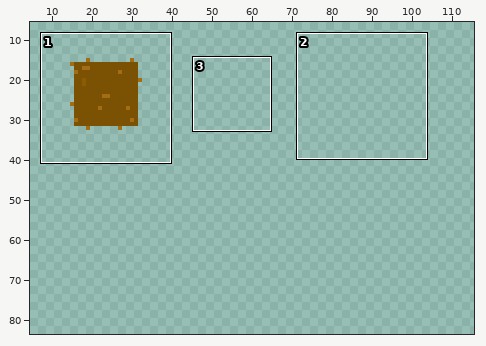
File history of a sprite sheet, tilesets/desertTest.png. Above: a wide view before the commit, with the close-up outlined.
Close-up. Before:
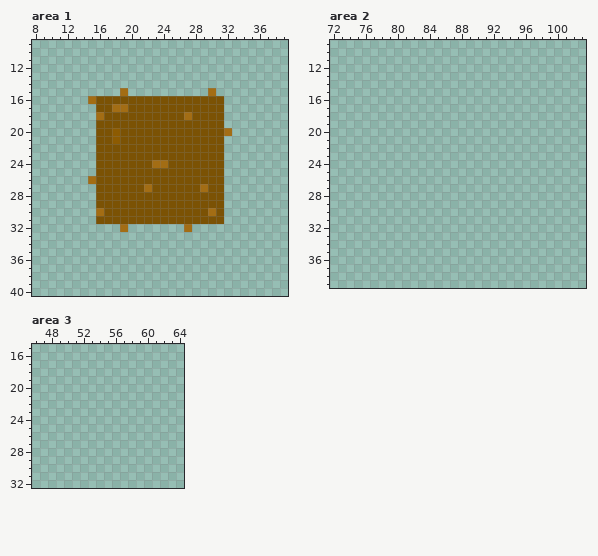
The file is 128x128 pixels. Shown: area 1: x 8..39, y 9..40; area 2: x 72..103, y 9..39; area 3: x 46..64, y 15..32. The wide view leaves out empty margins. The commit also changed other parts of the picture, which this record leaves out.
Now the later version:
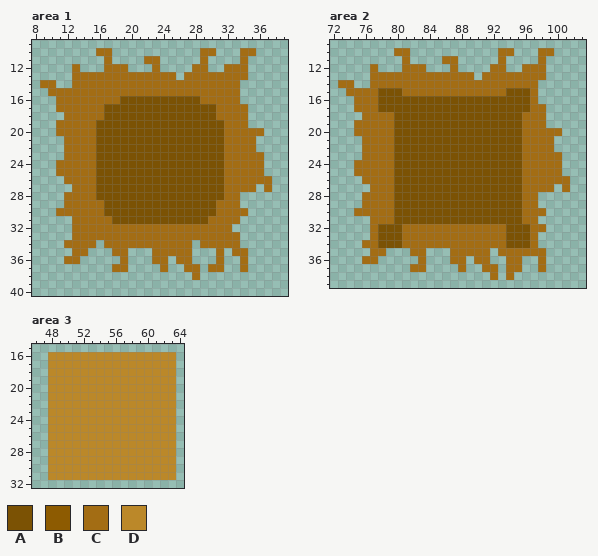
Palette (. is transparent): A #7b5204  B #8d5b01  C #a36d14  D #bb8829
Edits made:
Area 1:
y 10: x 16..17 .. -> CC; x 29..30 .. -> CC; x 34..35 .. -> CC
y 11: x 17 . -> C; x 22..23 .. -> CC; x 29 . -> C; x 34 . -> C
y 12: x 13 . -> C; x 17..19 ... -> CCC; x 23 . -> C; x 28..29 .. -> CC; x 32..34 ... -> CCC
y 13: x 13..25 ............. -> CCCCCCCCCCCCC; x 27..34 ........ -> CCCCCCCC
y 14: x 9..10 .. -> CC; x 13..33 ..................... -> CCCCCCCCCCCCCCCCCCCCC
y 15: x 10..18 ......... -> CCCCCCCCC; x 20..29 .......... -> CCCCCCCCCC; x 31..33 ... -> CCC
y 16: x 11..14 .... -> CCCC; x 16..18 AAA -> CCC; x 29..33 AAA.. -> CCCCC
y 17: x 11..16 .....A -> CCCCCC; x 18..19 CC -> AA; x 31..34 A... -> CCCC
y 18: x 12..15 .... -> CCCC; x 27 C -> A; x 31..34 A... -> CCCC
y 19: x 11..15 ..... -> CCCCC; x 32..34 ... -> CCC
y 20: x 11..15 ..... -> CCCCC; x 18 B -> A; x 33..36 .... -> CCCC
y 21: x 12..15 .... -> CCCC; x 18 B -> A; x 32..35 .... -> CCCC
y 22: x 12..15 .... -> CCCC; x 32..35 .... -> CCCC
y 23: x 12..15 .... -> CCCC; x 32..36 ..... -> CCCCC
y 24: x 11..15 ..... -> CCCCC; x 23..24 CC -> AA; x 32..36 ..... -> CCCCC
y 25: x 11..15 ..... -> CCCCC; x 32..36 ..... -> CCCCC
y 26: x 12..14 ... -> CCC; x 32..37 ...... -> CCCCCC
y 27: x 13..15 ... -> CCC; x 22 C -> A; x 29 C -> A; x 32..35 .... -> CCCC; x 37 . -> C
y 28: x 12..15 .... -> CCCC; x 32..33 .. -> CC
y 29: x 12..16 ....A -> CCCCC; x 31..33 A.. -> CCC
y 30: x 11..15 ..... -> CCCCC; x 30..34 CA... -> ACCCC
y 31: x 13..17 ...AA -> CCCCC; x 30..33 AA.. -> CCCC
y 32: x 13..18 ...... -> CCCCCC; x 20..26 ....... -> CCCCCCC; x 28..32 ..... -> CCCCC
y 33: x 13..33 ..................... -> CCCCCCCCCCCCCCCCCCCCC
y 34: x 12..15 .... -> CCCC; x 17..27 ........... -> CCCCCCCCCCC; x 29..33 ..... -> CCCCC
y 35: x 13..14 .. -> CC; x 18..19 .. -> CC; x 23..27 ..... -> CCCCC; x 31 . -> C; x 33..34 .. -> CC
y 36: x 12..13 .. -> CC; x 19 . -> C; x 23..24 .. -> CC; x 26..27 .. -> CC; x 31 . -> C; x 34 . -> C
y 37: x 18..19 .. -> CC; x 24 . -> C; x 27..28 .. -> CC; x 30..31 .. -> CC; x 34 . -> C
y 38: x 28 . -> C
Area 2:
y 10: x 80..81 .. -> CC; x 93..94 .. -> CC; x 98..99 .. -> CC
y 11: x 81 . -> C; x 86..87 .. -> CC; x 93 . -> C; x 98 . -> C
y 12: x 77 . -> C; x 81..83 ... -> CCC; x 87 . -> C; x 92..93 .. -> CC; x 96..98 ... -> CCC
y 13: x 77..89 ............. -> CCCCCCCCCCCCC; x 91..98 ........ -> CCCCCCCC
y 14: x 73..74 .. -> CC; x 77..97 ..................... -> CCCCCCCCCCCCCCCCCCCCC
y 15: x 74..97 ........................ -> CCCCAAACCCCCCCCCCCCCAAAC
y 16: x 75..97 ....................... -> CCCAAAAAAAAAAAAAAAAAAAC
y 17: x 75..98 ........................ -> CCCAAAAAAAAAAAAAAAAAAACC
y 18: x 76..98 ....................... -> CCCCAAAAAAAAAAAAAAAACCC
y 19: x 75..98 ........................ -> CCCCCAAAAAAAAAAAAAAAACCC
y 20: x 75..100 .......................... -> CCCCCAAAAAAAAAAAAAAAACCCCC
y 21..22: x 76..99 ........................ -> CCCCAAAAAAAAAAAAAAAACCCC
y 23: x 76..100 ......................... -> CCCCAAAAAAAAAAAAAAAACCCCC
y 24..25: x 75..100 .......................... -> CCCCCAAAAAAAAAAAAAAAACCCCC
y 26: x 76..101 .......................... -> CCCCAAAAAAAAAAAAAAAACCCCCC
y 27: x 77..99 ....................... -> CCCAAAAAAAAAAAAAAAACCCC; x 101 . -> C
y 28..29: x 76..97 ...................... -> CCCCAAAAAAAAAAAAAAAACC
y 30: x 75..98 ........................ -> CCCCCAAAAAAAAAAAAAAAACCC
y 31: x 77..97 ..................... -> CCCAAAAAAAAAAAAAAAACC
y 32: x 77..98 ...................... -> CAAACCCCCCCCCCCCCAAACC
y 33: x 77..97 ..................... -> CAAACCCCCCCCCCCCCAAAC
y 34: x 76..97 ...................... -> CCAAACCCCCCCCCCCCCAAAC
y 35: x 77..78 .. -> CC; x 82..83 .. -> CC; x 87..91 ..... -> CCCCC; x 93..98 ...... -> CCCCCC
y 36: x 76..77 .. -> CC; x 83 . -> C; x 87..88 .. -> CC; x 90..91 .. -> CC; x 94..95 .. -> CC; x 98 . -> C
y 37: x 82..83 .. -> CC; x 88 . -> C; x 91..92 .. -> CC; x 94..95 .. -> CC; x 98 . -> C
y 38: x 92 . -> C; x 94 . -> C
Area 3:
y 16..31: x 48..63 ................ -> DDDDDDDDDDDDDDDD
Changed places in both close-ups, as pixel boxes (x1, y1, x2, y2):
changed: (40, 48, 272, 280)
added: (338, 48, 570, 280)
added: (48, 352, 176, 480)
